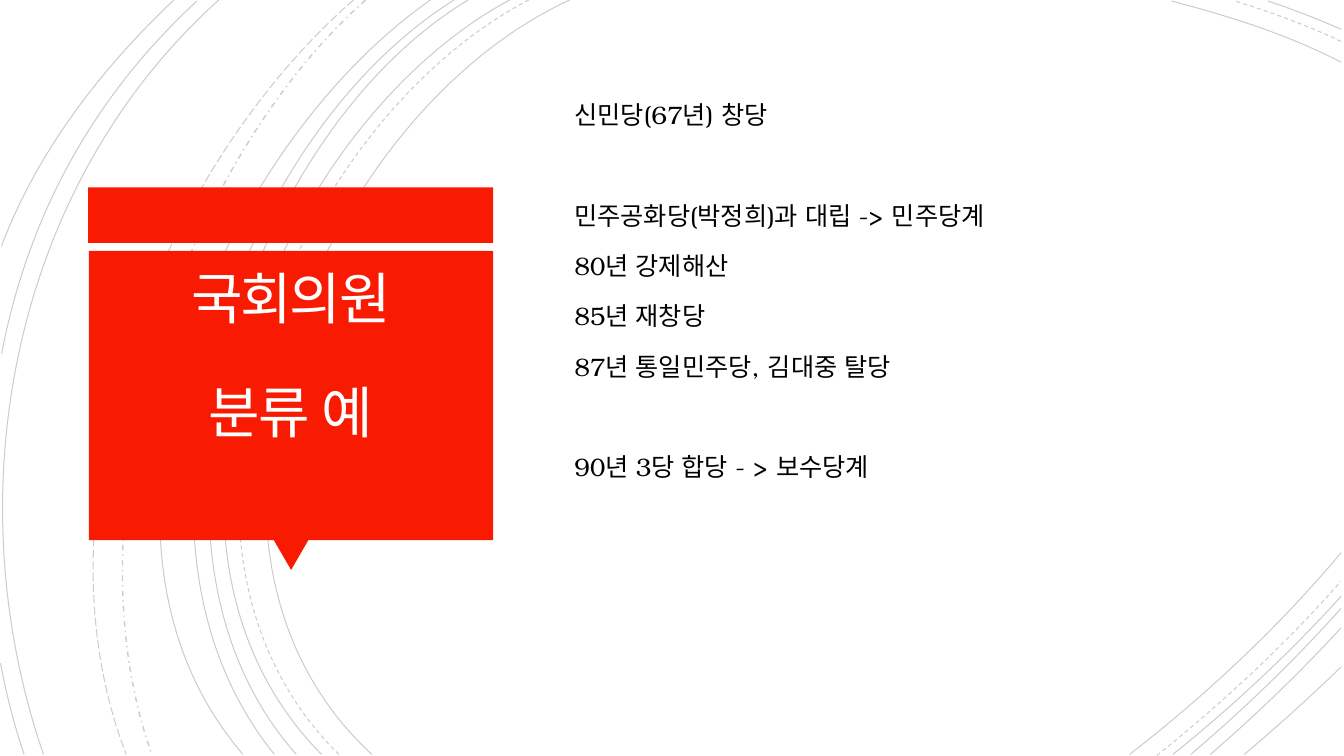
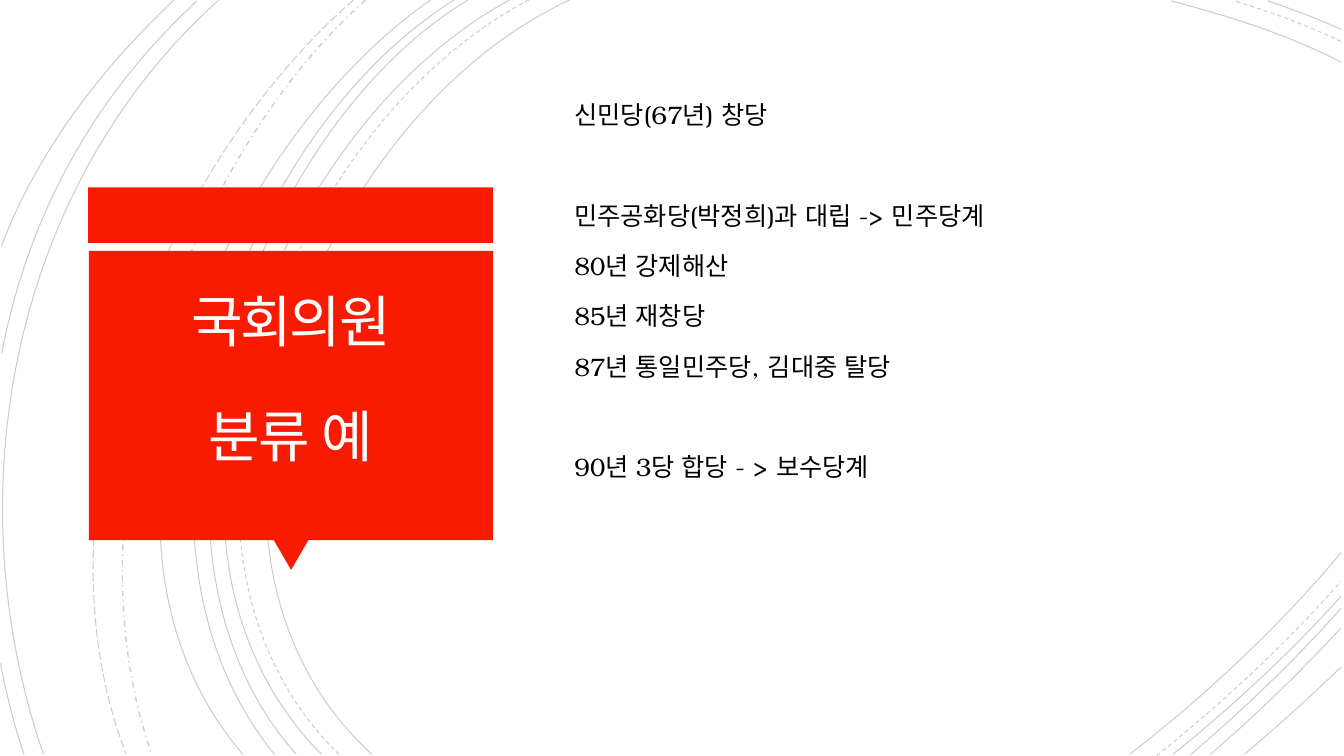
Before and after one commit to letcodesing/project, a slide deck: slide 5 of 개인1/발표용 파일/발표용.pptx. Drawn at 1344x756 pixels with LibreOffice and Linux fonts; fonts in the diff are those of the drawing. Boxes give left, top, right and bottom in pixels: in the first picture for what was removed or moved away, otherwise in the second. Text is boxed around its words. In the diff, an @@ line names an element or a change of style, - is before the commit and + after.

```diff
--- a/개인1/발표용 파일/발표용.pptx
+++ b/개인1/발표용 파일/발표용.pptx
@@ title "국회의원 분류 예": place and size @@
-title "국회의원 분류 예" at [191,272,391,438]
+title "국회의원 분류 예" at [191,295,391,462]
```
Also in this commit, not shown: 4 other slides changed, 6 slides added, 1 slide removed, 16 other files.
